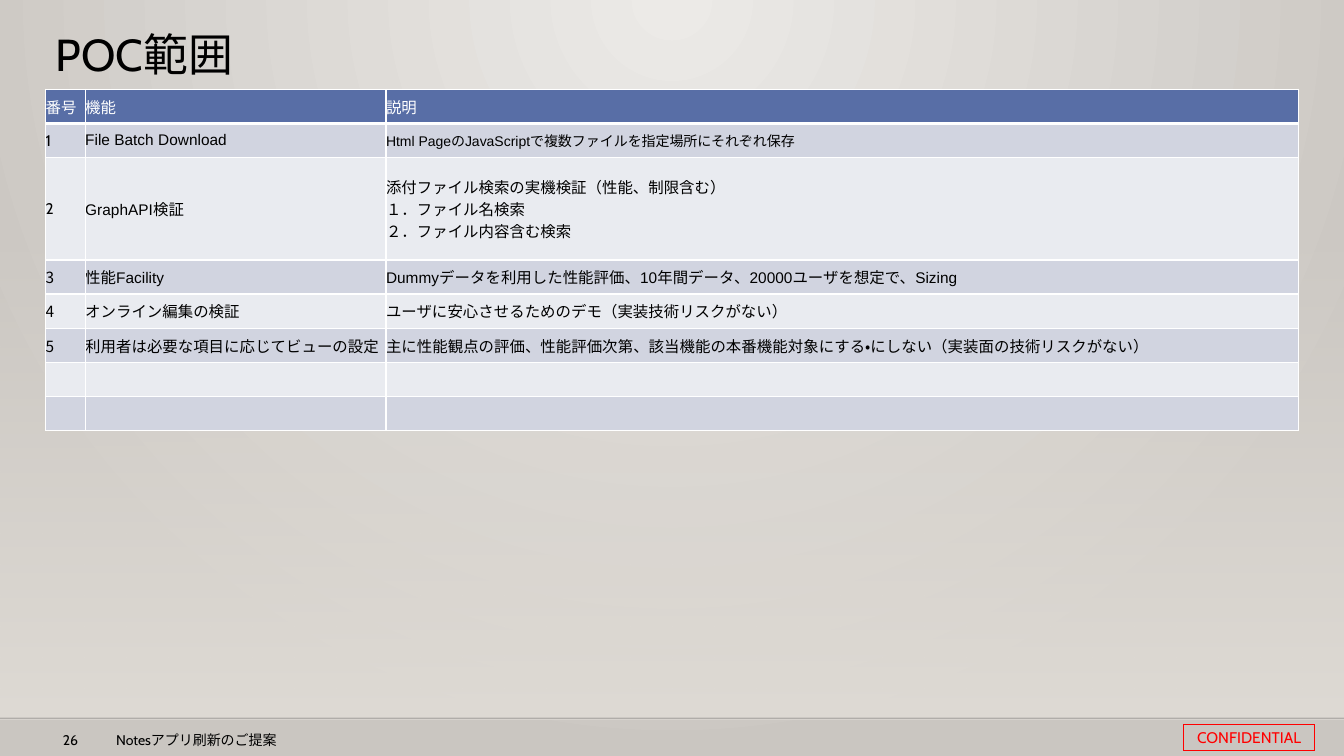
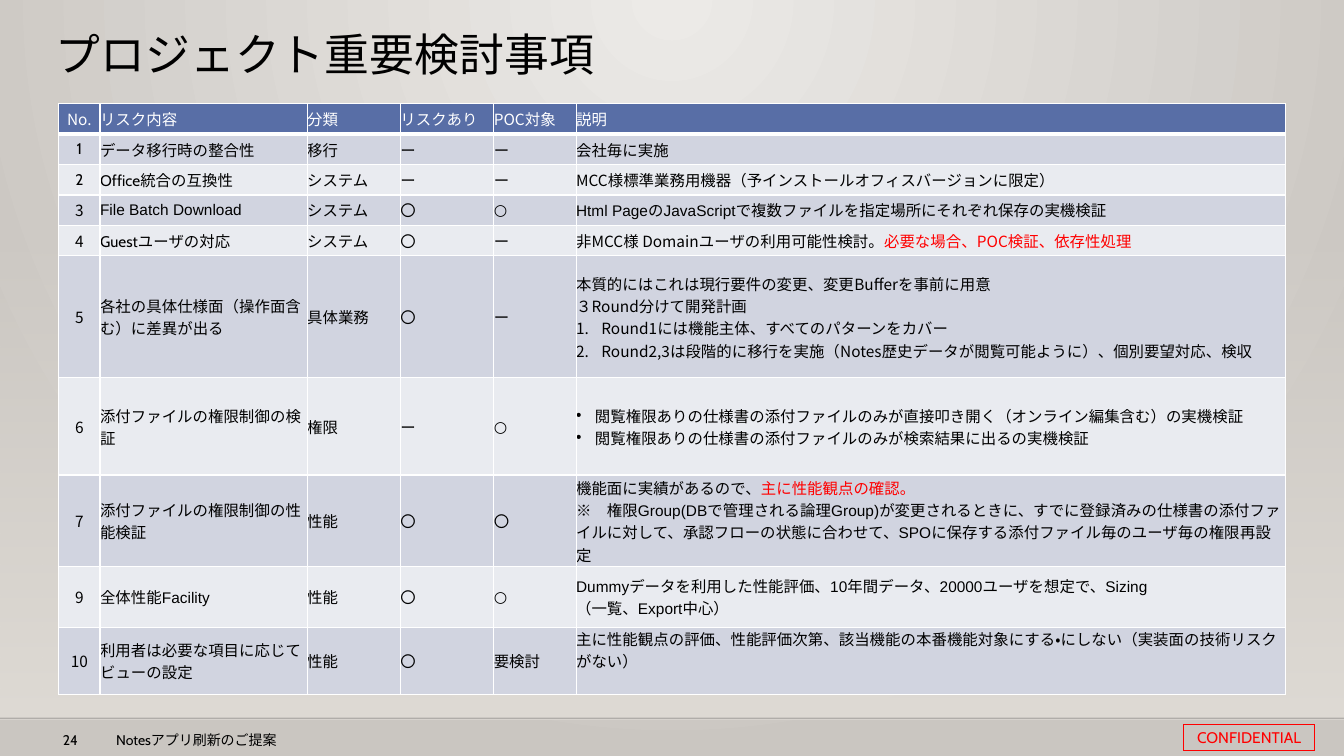
Before and after one commit to 0494938/Notes--CMS-Online, a slide deck: slide 24 of Notesアプリ刷新プロジェクト提案見積もり.v3.pptx (slide 26 before the commit). Drawn at 1344x756 pixels with LibreOffice and Linux fonts; fonts in the diff are those of the drawing; background and template pictures are left out. Boxes give left, top, right and bottom in pixels: in the first picture for what was removed or moved away, otherwise in the second. Text is boxed around its words. In the diff, an @@ line names an element or a change of style, - is before the commit and + after.

Commit message:
10/6.

```diff
--- a/Notesアプリ刷新プロジェクト提案見積もり.v3.pptx
+++ b/Notesアプリ刷新プロジェクト提案見積もり.v3.pptx
@@ title at (x1=56, y1=33, x2=594, y2=75): text changed @@
-POC範囲
+プロジェクト重要検討事項
@@ table removed at (x1=45, y1=90, x2=1298, y2=432), 8 rows, 3 columns @@
-番号 | 機能 | 説明
-1 | File Batch Download | Html PageのJavaScriptで複数ファイルを指定場所にそれぞれ保存
-2 | GraphAPI検証 | 添付ファイル検索の実機検証（性能、制限含む） / １．ファイル名検索 / ２．ファイル内容含む検索
-3 | 性能Facility | Dummyデータを利用した性能評価、10年間データ、20000ユーザを想定で、Sizing
-4 | オンライン編集の検証 | ユーザに安心させるためのデモ（実装技術リスクがない）
-5 | 利用者は必要な項目に応じてビューの設定 | 主に性能観点の評価、性能評価次第、該当機能の本番機能対象にする・にしない（実装面の技術リスクがない）
- |  | 
- |  | 
@@ table added at (x1=58, y1=104, x2=1286, y2=689), 10 rows, 6 columns @@
+No. | リスク内容 | 分類 | リスクあり | POC対象 | 説明
+1 | データ移行時の整合性 | 移行 | ー | ー | 会社毎に実施
+2 | Office統合の互換性 | システム | ー | ー | MCC様標準業務用機器（予インストールオフィスバージョンに限定）
+3 | File Batch Download | システム | 〇 | ○ | Html PageのJavaScriptで複数ファイルを指定場所にそれぞれ保存の実機検証
+4 | Guestユーザの対応 | システム | 〇 | ー | 非MCC様 Domainユーザの利用可能性検討。必要な場合、POC検証、依存性処理
+5 | 各社の具体仕様面（操作面含む）に差異が出る | 具体業務 | 〇 | ー | 本質的にはこれは現行要件の変更、変更Bufferを事前に用意 / ３Round分けて開発計画 / Round1には機能主体、すべてのパターンをカバー / Round2,3は段階的に移行を実施（Notes歴史データが閲覧可能ように）、個別要望対応、検収
+6 | 添付ファイルの権限制御の検証 | 権限 | ー | ○ | 閲覧権限ありの仕様書の添付ファイルのみが直接叩き開く（オンライン編集含む）の実機検証 / 閲覧権限ありの仕様書の添付ファイルのみが検索結果に出るの実機検証
+7 | 添付ファイルの権限制御の性能検証 | 性能 | 〇 | 〇 | 機能面に実績があるので、主に性能観点の確認。 / ※ 権限Group(DBで管理される論理Group)が変更されるときに、すでに登録済みの仕様書の添付ファイルに対して、承認フローの状態に合わせて、SPOに保存する添付ファイル毎のユーザ毎の権限再設定
+9 | 全体性能Facility | 性能 | 〇 | ○ | Dummyデータを利用した性能評価、10年間データ、20000ユーザを想定で、Sizing / （一覧、Export中心）
+10 | 利用者は必要な項目に応じてビューの設定 | 性能 | 〇 | 要検討 | 主に性能観点の評価、性能評価次第、該当機能の本番機能対象にする・にしない（実装面の技術リスクがない）
@@ page number at (x1=63, y1=735, x2=78, y2=745): text changed @@
-26
+24
```
Also in this commit, not shown: 9 other slides changed, 2 slides added, 12 slides removed.
